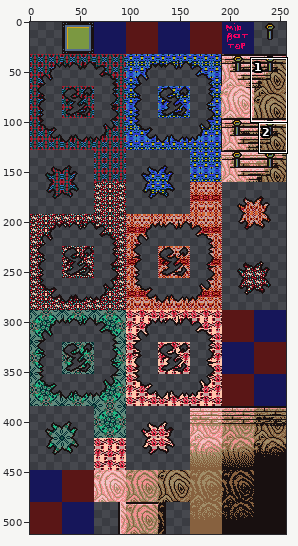
Sprite sheet: ENTROPY/Graphics/Tilesets/Palace5.png. Above: a wide view before the commit, with the close-up outlined.
Close-up. Before the edit:
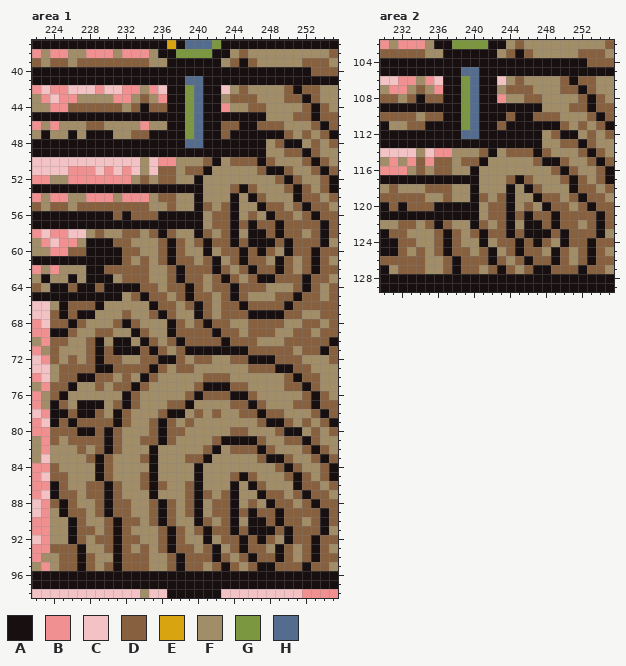
The file is 256x512 pixels. Shown: area 1: x 222..255, y 37..98; area 2: x 230..255, y 102..129. The commit also changed other parts of the picture, which this record leaves out.
Palette (. is transparent): A #181010  B #f09090  C #f3c2c5  D #87613f  E #d8a510  F #a18d68  G #7b9841  H #546d8e
Pixels before, area 1, first column x 222:
37 AAAAAAAAAAAAAAAEAHHHGAAAAAAAAAAAAA
38 BFBBFFBBBFBBBFAAGGGGAAFDFFFFFFFFFD
39 DFDDFDDDDDDDDFFAAAAAAFDADFFFFFDDDF
40 AAAAAAAAAAAAAAAAAAAAAAAAAAAAAAADDD
41 AAAAAAAAAAAAAAAAAHHAAAAAAAAAAAAAAA
42 BCBBCCCBCCBBFBCAAGHAACFDFFFFDADDFF
43 FBCBBFFFFBBFDFBAAGHAAFDDDFFFDDADFF
44 FFBBDDDDDDFDADDAAGHAABFFDDFFFFDADF
45 AAAAAAAAAAAAAAAAAGHAAAAAAAFFFDDADD
46 BFBFFFDDFFFFBFFAAGHAADDAADDDFFFDAD
47 FAFFAFAAAFFDDAAAAGHAADAAAAAADFDFDA
48 AAAAAAAAAAAAAAAAAHHAAAAAAAFDAAFDFD
49 AAAAAAAAAAAAAAAAAAAAAAAAAAFFDDADFF
50 CCCCCCCCCCCCFCBBFFFDAFDDDADFFFDADF
51 CCCCBBBCBCBCFCDDFDDAFFFFFDAADFFDAD
52 BBFFBBBBBBBFDFDDFFAFFFFFFFFDADFFDA
53 AAAAAAAAAAAAAAAAAAAFFFDADFFFDADFDA
54 BFBBFFBBBFBBBFDDFFAFFFAFADFFFADDFD
55 DFDDFDDDDDDDDFFDFFADFDAFFADDFDADDF
56 AAAAAAAAADADDDAAAAAFDDAFDFADDFDADD
57 AAAAAAAAAAAAAAAAAAAFDDADADDADDDDAD
58 BCBBCCFDFFDDFDADFFADFDAFAADADDFDAD
59 FBCBBFAAADDFFFDADFDADDADAAADADDDAF
60 FFBBDDAAAADDFFDADFFAFDDADADFADDADD
61 AAAAAAAAAADFDFDADDFDAFDADDFADFDADF
62 BFBFFFAADDDDDFFDADDDADFDADDADFDADD
63 FAFFAFAAAFDDDFFDADDFDADFDAADDDADDF
64 DFAADAADAAAADDFDDADFDDADDDFFFDADFD
65 AAAAAAAAAAFDADDFDADDFDADFFFDDADDFD
66 CCFADDDAFFFFFADDFDADFDDADDDDADDDDD
67 CCDADAAFFFDFFDADFFADFDDDAAAADDFFDD
68 BCDDADFFFDADFFFADFDADDFFDDDDFFDDFD
69 BBAADFFDDFFADFFADDDDADDFDDDFFDDFDD
70 FBDDFFDAFAAFADFDADDDDADDDFFFDDDDDA
71 BFDFFFDADAAADADFDAAAAAAADDDDDFDDAD
72 CBDFDFDADDFFDDAADFDDFFDDAAADDDFFFD
73 CCFDDDDAADDDDADFDDFFFFFFDDDAADDFFF
74 BCFDDAADDFDFADFFFFFDDDFFFFFFDADDFF
75 FBDDAFFDFDDADFFFFFDAAADDFFFFDDADFF
76 BFDAFFFFFFADFFFFFDADDDAADFFFFFDADF
77 BFADFAAAFDADFFFDDAFFFFDDADFFFDDADD
78 CBAADAADFADFFFDAAFDFDFFDDADDFFFDAD
79 BCADADDDDADFFDADFDFFFFFFFDAADFDFDA
80 BBDDDAADADFFFDADDFFFFFDDFFFDAAFDFD
81 FBDFDDDDADFFDDADFFFFDAAAADFFDDADFF
82 FBFFFDFDADFFFAFFFFFDAFDDDADFFFDADF
83 FCFFFFDADFFFDAFFFDDAFFFFFDAADFFDAD
84 BBDFFFFADFFFFAFFFFAFFFFFFFFDADFFDA
85 BCDDFFFADFFFDAFFFFAFFFDADFFFDADFDA
86 BBADFFDDADFFDADFFDAFFFAFADFFFADDFD
87 BCADDFDDADFFFAFFFDADFDAFFADDFDADDF
88 CBDADFFDADDFFDADFDAFDDAFDFADDFDADD
89 CBFADDFDADDFFDADFDAFDDADADDADDDDAD
90 BBFFADFFDADDFDADFFADFDAFAADADDFDAD
91 BBFFADDFDADFFFDADFDADDADAAADADDDAF
92 CBFFADFDDADDFFDADFFAFDDADADFADDADD
93 BBDDDAFFDADFDFDADDFDAFDADDFADFDADF
94 BFFDDADFFADDDFFDADDDADFDADDADFDADD
95 FBFDDADFDADDDFFDADDFDADFDAADDDADDF
96 AAAAAAAAAAAAAAAAAAAAAAAAAAAAAAAAAA
97 AAAAAAAAAAAAAAAAAAAAAAAAAAAAAAAAAA
98 CCCCCCCCCCCCFCCAAAAAACCCCCCCCCBBBB
Pixels before, area 2, first column x 230:
102 BFBBBFAAGGGGAAFDFFFFFFFFFD
103 DDDDDFFAAAAAAFDADFFFFFDDDF
104 AAAAAAAAAAAAAAAAAAAAAAADDD
105 AAAAAAAAAHHAAAAAAAAAAAAAAA
106 CCBBFBCAAGHAACFDFFFFDADDFF
107 FBBFDFBAAGHAAFDDDFFFDDADFF
108 DDFDADDAAGHAABFFDDFFFFDADF
109 AAAAAAAAAGHAAAAAAAFFFDDADD
110 DDDDFDDAAGHAAADAADDDFFFDAD
111 AFFDDAAAAGHAADAAAAAADFDFDA
112 AAAAAAAAAHHAAAAAAAFDAAFDFD
113 AAAAAAAAAAAAAAAAAAFFDDADFF
114 CCCCFCBBFFFDAFDDDADFFFDADF
115 FBFBDBDDFDDAFFFFFDAADFFDAD
116 BBBFDFDDFFAFFFFFFFFDADFFDA
117 AAAAAAAAAAAFFFDADFFFDADFDA
118 FDFFFDDDFFAFFFAFADFFFADDFD
119 DDDDDFFDFFADFDAFFADDFDADDF
120 ADADDDAAAAAFDDAFDFADDFDADD
121 AAAAAAAAAAAFDDADADDADDDDAD
122 FFDDFDADFFADFDAFAADADDFDAD
123 ADDFFFDADFDADDADAAADADDDAF
124 AADDFFDADFFAFDDADADFADDADD
125 AADFDFDADDFDAFDADDFADFDADF
126 DDDDDFFDADDDADFDADDADFDADD
127 AFDDDFFDADDFDADFDAADDDADDF
128 AAAAAAAAAAAAAAAAAAAAAAAAAA
129 AAAAAAAAAAAAAAAAAAAAAAAAAA
Once edited:
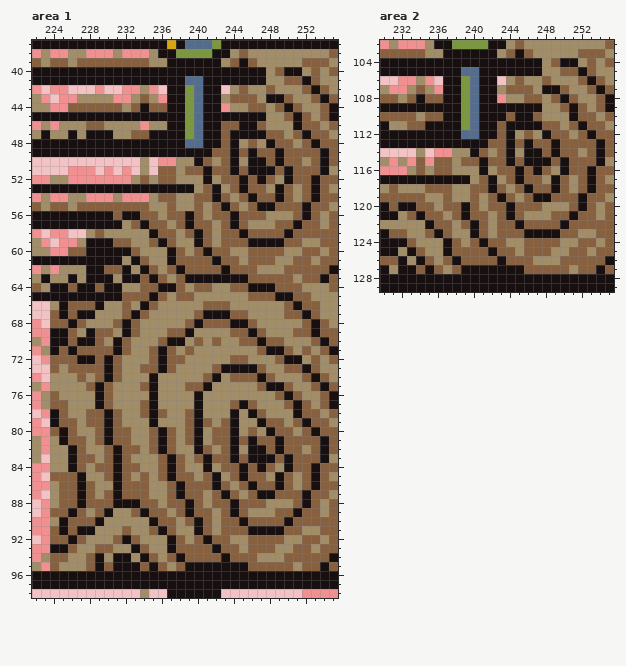
What changed:
Changed rows in their new state; - is an unchanged pixel.
Area 1:
first column x 224:
40 ------------------------FD--F-F-
41 ------------------------FFDD-DFF
42 ------------------------D-FF-AD-
43 ------------------------AA-FF-AD
44 -------------------------DADFF-A
45 --------------------------DA-F-A
46 ------------------------FF-AD-F-
47 ------------------------DDFDAD-F
48 -------------------D-FDFA-DFDAD-
49 ------------------DD-D-DDA--D-AD
50 ----------------A-FDAFA--ADDFDAD
51 ------------------DDADAA-DADD--F
52 ----------------FA-DDADADF--DA-D
53 ----------------FDA----D-A-F-A-F
54 ----------------DDADFD--DADF-AD-
55 ----------------DFDAD-D-A-D-----
56 ---------A--FDD-D----D-DFFFDADF-
57 --------FD-DDFD-DDF---FFFD-A--F-
58 --------FF-AD--D----DADD-DA-D-D-
59 -----------DADF-ADF-D----AD-FFDD
60 --------A---F---D-D-FF-D-DFF-DF-
61 --------FA--F---D--D-F--DFFD-F-D
62 --------AFAD------DAD-DFFF-D-D-A
63 --------AA-ADFDAAAA-AA-DD--FD-AD
64 --------FF--AA-F-DFFD-AAADD-FF--
65 --------D-DA---DFF-FFFDDDAAD-F-F
66 --------D-ADFF-FF-D-FFFFFFDA--FF
67 ---------ADFFF--DAAA--FFFF--ADFF
68 -------------FFDAD--AA-FFF---ADF
69 ----A---ADF--D-AFFFF-DA-F----A--
70 AADAAD--D-FFDA-F-F-FF--ADDFFF-AD
71 ADAD-D--DFFDADFDFFFFFFF-AA---FDA
72 -D-AADA---F--D--FF----FFF-AA-D--
73 DF---D--FF-DADFF--DAAAA-FFD-AD--
74 -FFDF-ADF-FA------AFDDDAD-FF-AD-
75 FFF-DADFFF-A---D--FFFF-DAA-FF-AD
76 -F---AD-FF-A---F-FFFFFF--DADFF-A
77 D--FF-DFFFDA-FFFA----ADF--DA-F-A
78 -DFFD-ADF-DA-FFDA-F-AFADFF-AD-F-
79 --DF--ADF--AFF--AD-DA--ADDFDAD-F
80 -A-FF---D-----FDA-DDAFD-A-DFDAD-
81 FA--F---D-F----DA--D-D--DA--D-AD
82 --A--FDADD-DAD--A-FDAFA--ADDFDAD
83 --AD-F-AD-FFDADF--DDADAA-DADD--F
84 F-AD-D-ADD-FDAD-FA-DDADADF--DA-D
85 --DA-F-AD--FDADDFDA----D-A-F-A-F
86 F-DA-FFADD-FFDA-DDADFD--DADF-AD-
87 F--A-FDADDDF-DA-DFDAD-D-A-D-----
88 FD-AD-DAAAD-F-DAD----D-DFFFDADF-
89 DDA----FFDA-DFDADDF---FFFD-A--F-
90 -AD-DAFFFF-AD--D----DADD-DA-D-D-
91 DADAA-FF---DADF-ADF-D----AD-FFDD
92 DD---FFDA---F---D-D-FF-D-DFF-DF-
93 AA-F-D-FFA--F---D--D-F--DFFD-F-D
94 D-FF-A--AFAD------DAD-DFFF-D-D-A
95 DFFF-A--AA-ADFDAAAA-AA-DD--FD-AD
Area 2:
first column x 232:
104 ----------------FD--F-F-
105 ----------------FFDD-DFF
106 ----------------D-FF-AD-
107 ----------------AA-FF-AD
108 -----------------DADFF-A
109 ------------------DA-F-A
110 ----------------FF-AD-F-
111 ----------------DDFDAD-F
112 -----------D-FDFA-DFDAD-
113 ----------DD-D-DDA--D-AD
114 --------A-FDAFA--ADDFDAD
115 ----------DDADAA-DADD--F
116 --------FA-DDADADF--DA-D
117 --------FDA----D-A-F-A-F
118 --------DDADFD--DADF-AD-
119 --------DFDAD-D-A-D-----
120 -A--FDD-D----D-DFFFDADF-
121 FD-DDFD-DDF---FFFD-A--F-
122 FF-AD--D----DADD-DA-D-D-
123 ---DADF-ADF-D----AD-FFDD
124 A---F---D-D-FF-D-DFF-DF-
125 FA--F---D--D-F--DFFD-F-D
126 AFAD------DAD-DFFF-D-D-A
127 AA-ADFDAAAA-AA-DD--FD-AD
